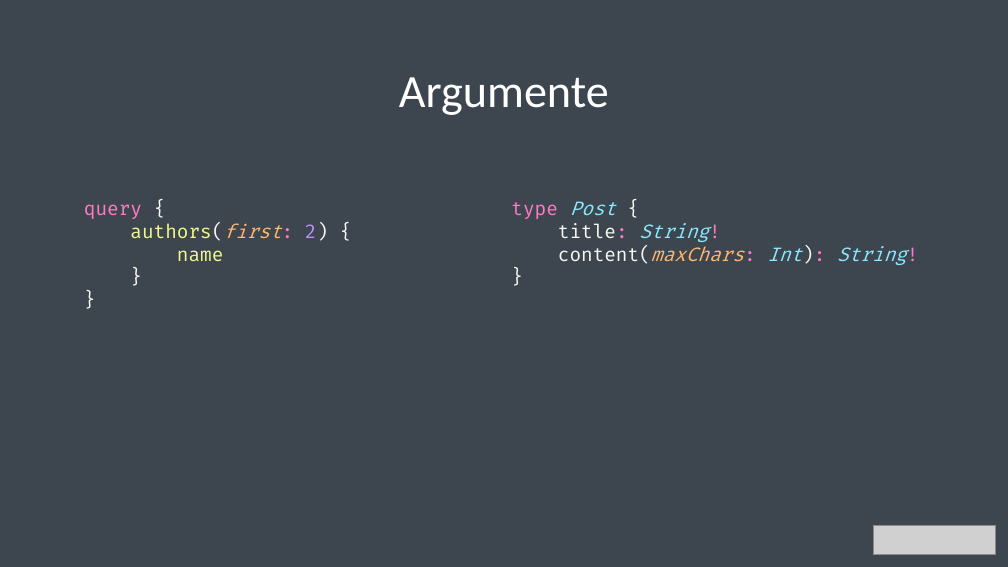
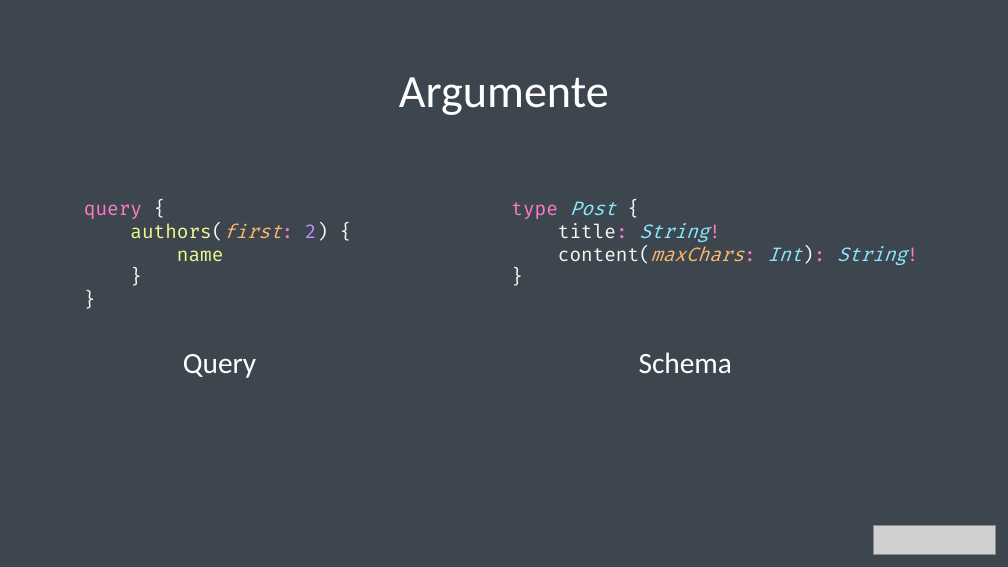
Before and after one commit to bytePassion/GraphQL-Talk, a slide deck: slide 35 of slides/GraphqlSlides.pptx. Drawn at 1008x567 pixels with LibreOffice and Linux fonts; fonts in the diff are those of the drawing; grey boxes stand for pictures. Boxes give left, top, right and bottom in pixels: in the first picture for what was removed or moved away, otherwise in the second. Text is boxed around its words. In the diff, an @@ line names an element or a change of style, - is before the commit and + after.

```diff
--- a/slides/GraphqlSlides.pptx
+++ b/slides/GraphqlSlides.pptx
@@ text added at [183, 354, 256, 378], 28 pt, text #FFFFFF @@
+Query
@@ text added at [639, 352, 732, 373], 28 pt, text #FFFFFF @@
+Schema
```
Also in this commit, not shown: 2 other slides changed.
